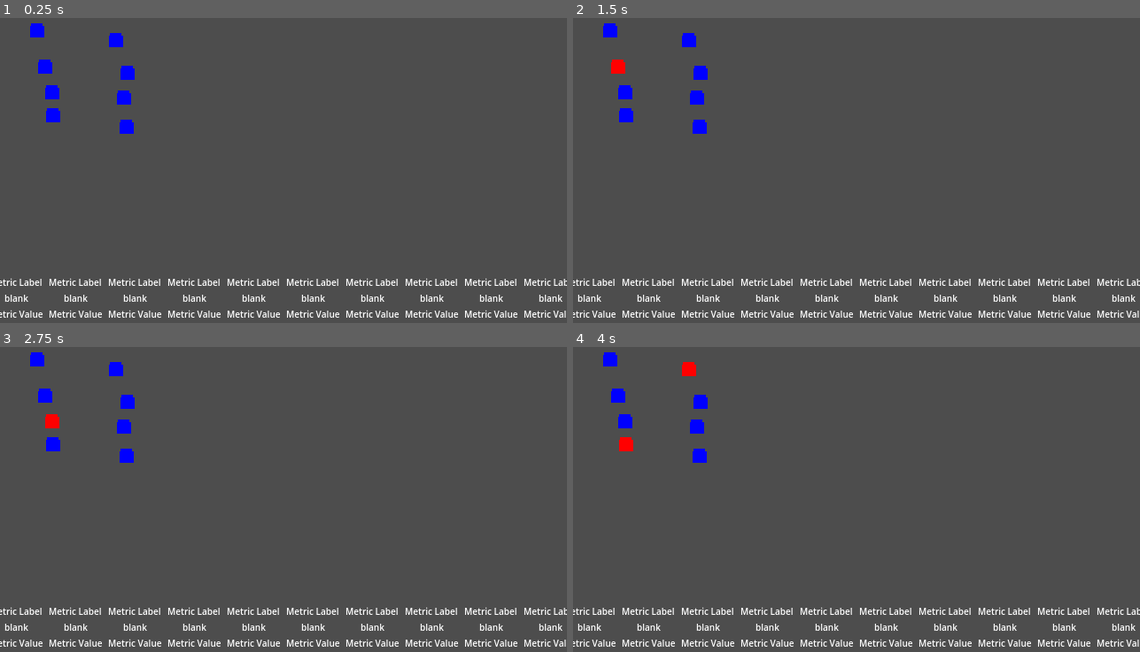
Above: before the commit, frames 1-4 (two rows, left to right).
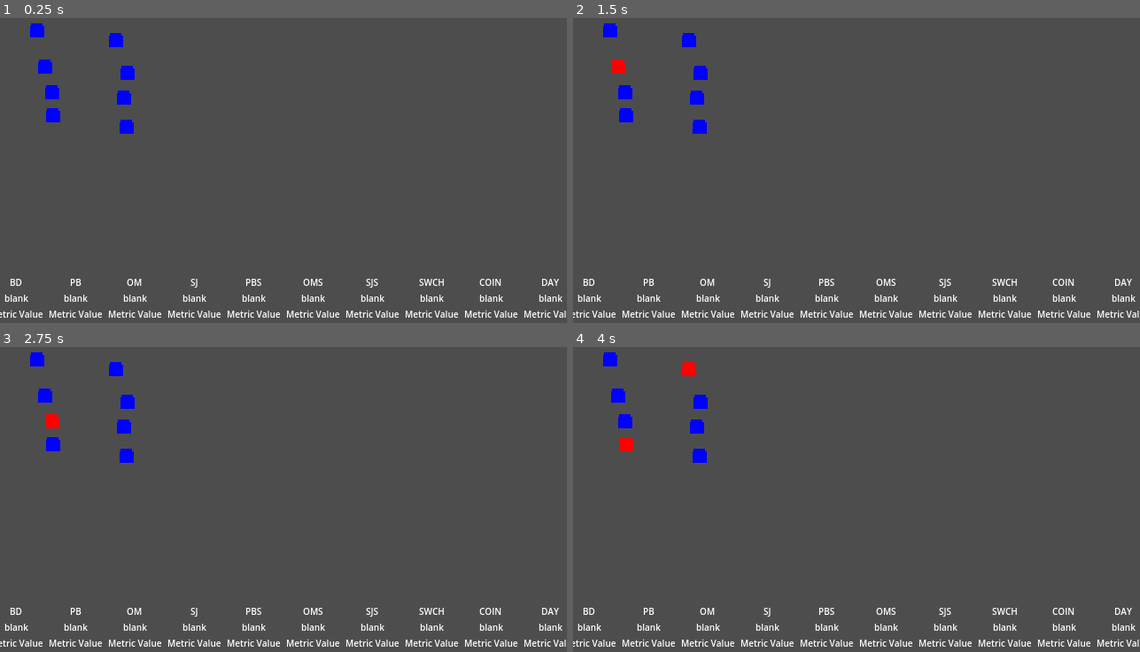
Above: after the commit, the same moments.

Repository: pocket-country/PBJ
Game: Godot game, scene res://Game_Root.tscn
Two runs of this game, one before a commit and one after it. Both use one fixed random seed, a clock stepped at 60 frames per second and the inputs below.
Inputs (mouse positions are in pixels of both pictures, inside the frame that each line leads up to):
- Up to frame 1 (0.25 s): no input
- Up to frame 2 (1.5 s): tap Enter at 0.5 s; move the mouse to (612, 30) at 0.52 s; click (612, 30) at 0.67 s; tap Space at 1.25 s; move the mouse to (618, 66) at 1.27 s; click (618, 66) at 1.42 s
- Up to frame 3 (2.75 s): tap Enter at 2 s; move the mouse to (51, 420) at 2.02 s; click (51, 420) at 2.17 s
- Up to frame 4 (4 s): tap Space at 2.75 s; move the mouse to (624, 444) at 2.77 s; click (624, 444) at 2.92 s; tap Enter at 3.5 s; move the mouse to (686, 368) at 3.52 s; click (686, 368) at 3.67 s

The runs differ from the first frame. In frame 1, 1.3% of the frame differs, in the area x 0-100%, y 85-89%; in frame 2, 1.3%; in frame 3, 1.3%; in frame 4, 1.3%.
Error before the commit: Unable to iterate on object of type 'Object'. (res://ui.gd:14)
Error after the commit: Invalid access of index '4' on a base object of type: 'Array[Node]'. (res://game_world.gd:72)

Commit message:
WIP Mystery bug need sleep

Diff:
--- a/Game_Root.tscn
+++ b/Game_Root.tscn
@@ -47,6 +47,124 @@
 [node name="GameRoot" type="Node"]
 script = ExtResource("1_p6n2f")
 
+[node name="GameWorld" type="Node2D" parent="."]
+script = ExtResource("3_8r33m")
+
+[node name="Slice1" type="Area2D" parent="GameWorld" groups=["PeanutButter", "Slice"]]
+position = Vector2(42, 21)
+script = ExtResource("1_7v5bd")
+
+[node name="Toast" type="Sprite2D" parent="GameWorld/Slice1"]
+material = SubResource("ShaderMaterial_1s6cj")
+texture = ExtResource("1_dblqq")
+
+[node name="CollisionShape2D" type="CollisionShape2D" parent="GameWorld/Slice1"]
+shape = SubResource("RectangleShape2D_dblqq")
+
+[node name="Slice2" type="Area2D" parent="GameWorld" groups=["PeanutButter", "Slice"]]
+position = Vector2(51, 62)
+script = ExtResource("1_7v5bd")
+
+[node name="Toast" type="Sprite2D" parent="GameWorld/Slice2"]
+material = SubResource("ShaderMaterial_c2j4q")
+texture = ExtResource("1_dblqq")
+
+[node name="CollisionShape2D" type="CollisionShape2D" parent="GameWorld/Slice2"]
+shape = SubResource("RectangleShape2D_7v5bd")
+
+[node name="Slice3" type="Area2D" parent="GameWorld" groups=["PeanutButter", "Slice"]]
+position = Vector2(59, 91)
+script = ExtResource("1_7v5bd")
+
+[node name="Toast" type="Sprite2D" parent="GameWorld/Slice3"]
+material = SubResource("ShaderMaterial_c2j4q")
+texture = ExtResource("1_dblqq")
+
+[node name="CollisionShape2D" type="CollisionShape2D" parent="GameWorld/Slice3"]
+shape = SubResource("RectangleShape2D_p6n2f")
+
+[node name="Slice4" type="Area2D" parent="GameWorld" groups=["PeanutButter", "Slice"]]
+position = Vector2(60, 117)
+script = ExtResource("1_7v5bd")
+
+[node name="Toast" type="Sprite2D" parent="GameWorld/Slice4"]
+material = SubResource("ShaderMaterial_c2j4q")
+texture = ExtResource("1_dblqq")
+
+[node name="CollisionShape2D" type="CollisionShape2D" parent="GameWorld/Slice4"]
+position = Vector2(0, 0.5)
+shape = SubResource("RectangleShape2D_jc5sx")
+
+[node name="Slice5" type="Area2D" parent="GameWorld" groups=["Marmalade", "Slice"]]
+position = Vector2(131, 32)
+script = ExtResource("1_7v5bd")
+
+[node name="Toast" type="Sprite2D" parent="GameWorld/Slice5"]
+material = SubResource("ShaderMaterial_c2j4q")
+texture = ExtResource("2_7v5bd")
+
+[node name="CollisionShape2D" type="CollisionShape2D" parent="GameWorld/Slice5" groups=["Marmalade"]]
+shape = SubResource("RectangleShape2D_1s6cj")
+
+[node name="Slice6" type="Area2D" parent="GameWorld" groups=["Marmalade", "Slice"]]
+position = Vector2(144, 69)
+script = ExtResource("1_7v5bd")
+
+[node name="Toast" type="Sprite2D" parent="GameWorld/Slice6" groups=["Marmalade"]]
+material = SubResource("ShaderMaterial_c2j4q")
+texture = ExtResource("2_7v5bd")
+
+[node name="CollisionShape2D" type="CollisionShape2D" parent="GameWorld/Slice6" groups=["Marmalade"]]
+position = Vector2(0.5, 0)
+shape = SubResource("RectangleShape2D_c2j4q")
+
+[node name="Slice7" type="Area2D" parent="GameWorld" groups=["Slice", "Strawberry"]]
+position = Vector2(140, 97)
+script = ExtResource("1_7v5bd")
+
+[node name="Toast" type="Sprite2D" parent="GameWorld/Slice7"]
+material = SubResource("ShaderMaterial_c2j4q")
+texture = ExtResource("3_p6n2f")
+
+[node name="CollisionShape2D" type="CollisionShape2D" parent="GameWorld/Slice7"]
+shape = SubResource("RectangleShape2D_8r33m")
+
+[node name="Slice8" type="Area2D" parent="GameWorld" groups=["Slice", "Strawberry"]]
+position = Vector2(143, 130)
+script = ExtResource("1_7v5bd")
+
+[node name="Toast" type="Sprite2D" parent="GameWorld/Slice8" groups=["Strawberry"]]
+material = SubResource("ShaderMaterial_c2j4q")
+texture = ExtResource("3_p6n2f")
+
+[node name="CollisionShape2D" type="CollisionShape2D" parent="GameWorld/Slice8" groups=["Strawberry"]]
+shape = SubResource("RectangleShape2D_ped8m")
+
+[node name="Sando1" type="Area2D" parent="GameWorld" groups=["Sandwich"]]
+position = Vector2(240, 38)
+
+[node name="Sprite2D" type="Sprite2D" parent="GameWorld/Sando1"]
+texture = ExtResource("7_1s6cj")
+
+[node name="Sando2" type="Area2D" parent="GameWorld" groups=["Sandwich"]]
+position = Vector2(239, 71)
+
+[node name="Sprite2D" type="Sprite2D" parent="GameWorld/Sando2"]
+texture = ExtResource("7_1s6cj")
+
+[node name="Sando3" type="Area2D" parent="GameWorld" groups=["Sandwich"]]
+position = Vector2(243, 92)
+
+[node name="Sprite2D" type="Sprite2D" parent="GameWorld/Sando3"]
+texture = ExtResource("7_1s6cj")
+
+[node name="Sando4" type="Area2D" parent="GameWorld" groups=["Sandwich"]]
+position = Vector2(243, 128)
+
+[node name="Sprite2D" type="Sprite2D" parent="GameWorld/Sando4"]
+position = Vector2(-1, 0)
+texture = ExtResource("7_1s6cj")
+
 [node name="UI" type="Control" parent="."]
 layout_mode = 3
 anchors_preset = 15
@@ -80,30 +198,30 @@
 [node name="HBoxContainer" type="HBoxContainer" parent="UI/VBoxContainer/Display"]
 layout_mode = 2
 
-[node name="BRD" type="MarginContainer" parent="UI/VBoxContainer/Display/HBoxContainer"]
-layout_mode = 2
-theme_override_constants/margin_left = 1
-theme_override_constants/margin_top = 1
-theme_override_constants/margin_right = 1
-theme_override_constants/margin_bottom = 1
-
-[node name="VBoxContainer" type="VBoxContainer" parent="UI/VBoxContainer/Display/HBoxContainer/BRD"]
-layout_mode = 2
-
-[node name="MName" type="Label" parent="UI/VBoxContainer/Display/HBoxContainer/BRD/VBoxContainer"]
-layout_mode = 2
-theme_override_font_sizes/font_size = 10
-text = "Metric Label"
-horizontal_alignment = 1
-
-[node name="Spacer" type="Label" parent="UI/VBoxContainer/Display/HBoxContainer/BRD/VBoxContainer"]
-layout_mode = 2
-theme_override_font_sizes/font_size = 10
-text = "blank"
-horizontal_alignment = 1
-vertical_alignment = 1
-
-[node name="MValue" type="Label" parent="UI/VBoxContainer/Display/HBoxContainer/BRD/VBoxContainer"]
+[node name="BD" type="MarginContainer" parent="UI/VBoxContainer/Display/HBoxContainer"]
+layout_mode = 2
+theme_override_constants/margin_left = 1
+theme_override_constants/margin_top = 1
+theme_override_constants/margin_right = 1
+theme_override_constants/margin_bottom = 1
+
+[node name="VBoxContainer" type="VBoxContainer" parent="UI/VBoxContainer/Display/HBoxContainer/BD"]
+layout_mode = 2
+
+[node name="MName" type="Label" parent="UI/VBoxContainer/Display/HBoxContainer/BD/VBoxContainer"]
+layout_mode = 2
+theme_override_font_sizes/font_size = 10
+text = "Metric Label"
+horizontal_alignment = 1
+
+[node name="Spacer" type="Label" parent="UI/VBoxContainer/Display/HBoxContainer/BD/VBoxContainer"]
+layout_mode = 2
+theme_override_font_sizes/font_size = 10
+text = "blank"
+horizontal_alignment = 1
+vertical_alignment = 1
+
+[node name="MValue" type="Label" parent="UI/VBoxContainer/Display/HBoxContainer/BD/VBoxContainer"]
 layout_mode = 2
 theme_override_font_sizes/font_size = 10
 text = "Metric Value"
@@ -379,121 +497,3 @@
 text = "Metric Value"
 horizontal_alignment = 1
 vertical_alignment = 2
-
-[node name="GameWorld" type="Node2D" parent="."]
-script = ExtResource("3_8r33m")
-
-[node name="Slice1" type="Area2D" parent="GameWorld" groups=["PeanutButter", "Slice"]]
-position = Vector2(42, 21)
-script = ExtResource("1_7v5bd")
-
-[node name="Toast" type="Sprite2D" parent="GameWorld/Slice1"]
-material = SubResource("ShaderMaterial_1s6cj")
-texture = ExtResource("1_dblqq")
-
-[node name="CollisionShape2D" type="CollisionShape2D" parent="GameWorld/Slice1"]
-shape = SubResource("RectangleShape2D_dblqq")
-
-[node name="Slice2" type="Area2D" parent="GameWorld" groups=["PeanutButter", "Slice"]]
-position = Vector2(51, 62)
-script = ExtResource("1_7v5bd")
-
-[node name="Toast" type="Sprite2D" parent="GameWorld/Slice2"]
-material = SubResource("ShaderMaterial_c2j4q")
-texture = ExtResource("1_dblqq")
-
-[node name="CollisionShape2D" type="CollisionShape2D" parent="GameWorld/Slice2"]
-shape = SubResource("RectangleShape2D_7v5bd")
-
-[node name="Slice3" type="Area2D" parent="GameWorld" groups=["PeanutButter", "Slice"]]
-position = Vector2(59, 91)
-script = ExtResource("1_7v5bd")
-
-[node name="Toast" type="Sprite2D" parent="GameWorld/Slice3"]
-material = SubResource("ShaderMaterial_c2j4q")
-texture = ExtResource("1_dblqq")
-
-[node name="CollisionShape2D" type="CollisionShape2D" parent="GameWorld/Slice3"]
-shape = SubResource("RectangleShape2D_p6n2f")
-
-[node name="Slice4" type="Area2D" parent="GameWorld" groups=["PeanutButter", "Slice"]]
-position = Vector2(60, 117)
-script = ExtResource("1_7v5bd")
-
-[node name="Toast" type="Sprite2D" parent="GameWorld/Slice4"]
-material = SubResource("ShaderMaterial_c2j4q")
-texture = ExtResource("1_dblqq")
-
-[node name="CollisionShape2D" type="CollisionShape2D" parent="GameWorld/Slice4"]
-position = Vector2(0, 0.5)
-shape = SubResource("RectangleShape2D_jc5sx")
-
-[node name="Slice5" type="Area2D" parent="GameWorld" groups=["Marmalade", "Slice"]]
-position = Vector2(131, 32)
-script = ExtResource("1_7v5bd")
-
-[node name="Toast" type="Sprite2D" parent="GameWorld/Slice5"]
-material = SubResource("ShaderMaterial_c2j4q")
-texture = ExtResource("2_7v5bd")
-
-[node name="CollisionShape2D" type="CollisionShape2D" parent="GameWorld/Slice5" groups=["Marmalade"]]
-shape = SubResource("RectangleShape2D_1s6cj")
-
-[node name="Slice6" type="Area2D" parent="GameWorld" groups=["Marmalade", "Slice"]]
-position = Vector2(144, 69)
-script = ExtResource("1_7v5bd")
-
-[node name="Toast" type="Sprite2D" parent="GameWorld/Slice6" groups=["Marmalade"]]
-material = SubResource("ShaderMaterial_c2j4q")
-texture = ExtResource("2_7v5bd")
-
-[node name="CollisionShape2D" type="CollisionShape2D" parent="GameWorld/Slice6" groups=["Marmalade"]]
-position = Vector2(0.5, 0)
-shape = SubResource("RectangleShape2D_c2j4q")
-
-[node name="Slice7" type="Area2D" parent="GameWorld" groups=["Slice", "Strawberry"]]
-position = Vector2(140, 97)
-script = ExtResource("1_7v5bd")
-
-[node name="Toast" type="Sprite2D" parent="GameWorld/Slice7"]
-material = SubResource("ShaderMaterial_c2j4q")
-texture = ExtResource("3_p6n2f")
-
-[node name="CollisionShape2D" type="CollisionShape2D" parent="GameWorld/Slice7"]
-shape = SubResource("RectangleShape2D_8r33m")
-
-[node name="Slice8" type="Area2D" parent="GameWorld" groups=["Slice", "Strawberry"]]
-position = Vector2(143, 130)
-script = ExtResource("1_7v5bd")
-
-[node name="Toast" type="Sprite2D" parent="GameWorld/Slice8" groups=["Strawberry"]]
-material = SubResource("ShaderMaterial_c2j4q")
-texture = ExtResource("3_p6n2f")
-
-[node name="CollisionShape2D" type="CollisionShape2D" parent="GameWorld/Slice8" groups=["Strawberry"]]
-shape = SubResource("RectangleShape2D_ped8m")
-
-[node name="Sando1" type="Area2D" parent="GameWorld" groups=["Sandwich"]]
-position = Vector2(240, 38)
-
-[node name="Sprite2D" type="Sprite2D" parent="GameWorld/Sando1"]
-texture = ExtResource("7_1s6cj")
-
-[node name="Sando2" type="Area2D" parent="GameWorld" groups=["Sandwich"]]
-position = Vector2(239, 71)
-
-[node name="Sprite2D" type="Sprite2D" parent="GameWorld/Sando2"]
-texture = ExtResource("7_1s6cj")
-
-[node name="Sando3" type="Area2D" parent="GameWorld" groups=["Sandwich"]]
-position = Vector2(243, 92)
-
-[node name="Sprite2D" type="Sprite2D" parent="GameWorld/Sando3"]
-texture = ExtResource("7_1s6cj")
-
-[node name="Sando4" type="Area2D" parent="GameWorld" groups=["Sandwich"]]
-position = Vector2(243, 128)
-
-[node name="Sprite2D" type="Sprite2D" parent="GameWorld/Sando4"]
-position = Vector2(-1, 0)
-texture = ExtResource("7_1s6cj")
--- a/game_root.gd
+++ b/game_root.gd
@@ -30,15 +30,16 @@
 
 
 func _ready():
+	pass
 	# initialize status bar display.  This really crys out for having
 	# all the metrics above in a dict with keys that match display node
 	# names, common guy! TODO
-	UI.update_metric("BD", bread)
-	UI.update_metric("PB", peanut_butter)
-	UI.update_metric("OM", marmalade)
-	UI.update_metric("SJ", strawberry)
-	UI.update_metric("PBS", pb_slices)
-	UI.update_metric("OMS", marmalade_slices)
-	UI.update_metric("SJS", strawberry_slices)
-	UI.update_metric("SWCH", sandwich_count)
-	UI.update_metric("COIN", coins)
+	#UI.update_metric("BD", bread)
+	#UI.update_metric("PB", peanut_butter)
+	#UI.update_metric("OM", marmalade)
+	#UI.update_metric("SJ", strawberry)
+	#UI.update_metric("PBS", pb_slices)
+	#UI.update_metric("OMS", marmalade_slices)
+	#UI.update_metric("SJS", strawberry_slices)
+	#UI.update_metric("SWCH", sandwich_count)
+	#UI.update_metric("COIN", coins)
--- a/ui.gd
+++ b/ui.gd
@@ -6,16 +6,18 @@
 var status_bar_values: Dictionary[String, Label] = {}
 
 const METRIC_LABEL = "VBoxContainer/MName"
-const METRIC_VALUE = "VboxContainer/MValue"
+const METRIC_VALUE = "VBoxContainer/MValue"
 
 func _ready():
 	var status_bar_root = $VBoxContainer/Display/HBoxContainer
 	# set metric lables and set up array pointing to value nodes
-	for child in status_bar_root:
+	for child in status_bar_root.get_children():
 		var metric_name = child.name
 		child.get_node(METRIC_LABEL).text = metric_name
 		var value_node = child.get_node(METRIC_VALUE)
+		print(value_node.name)
 		status_bar_values[metric_name] = value_node
 
 func update_metric(metric: String, value: int):
+	print(metric)
 	status_bar_values[metric].text = str(value)
